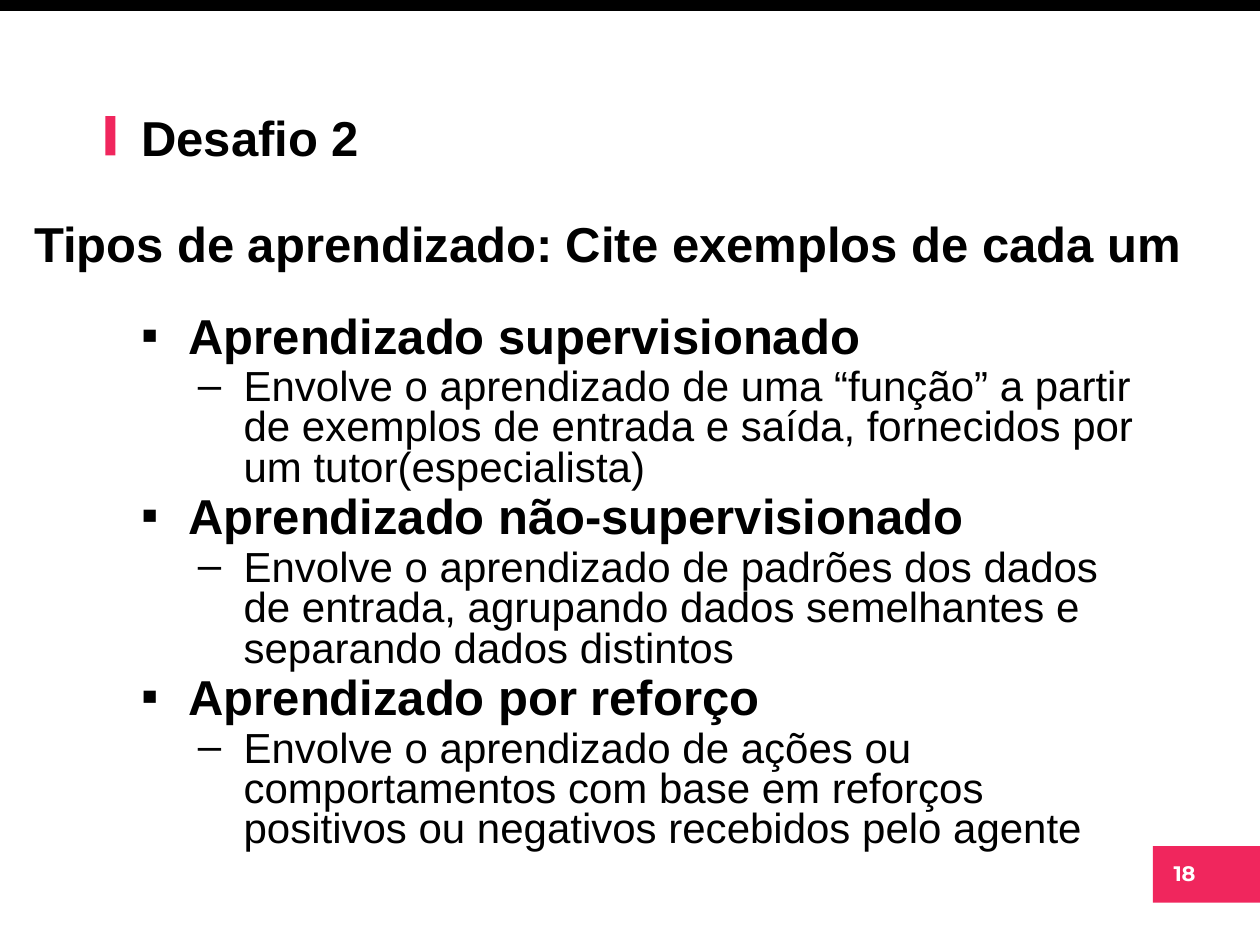
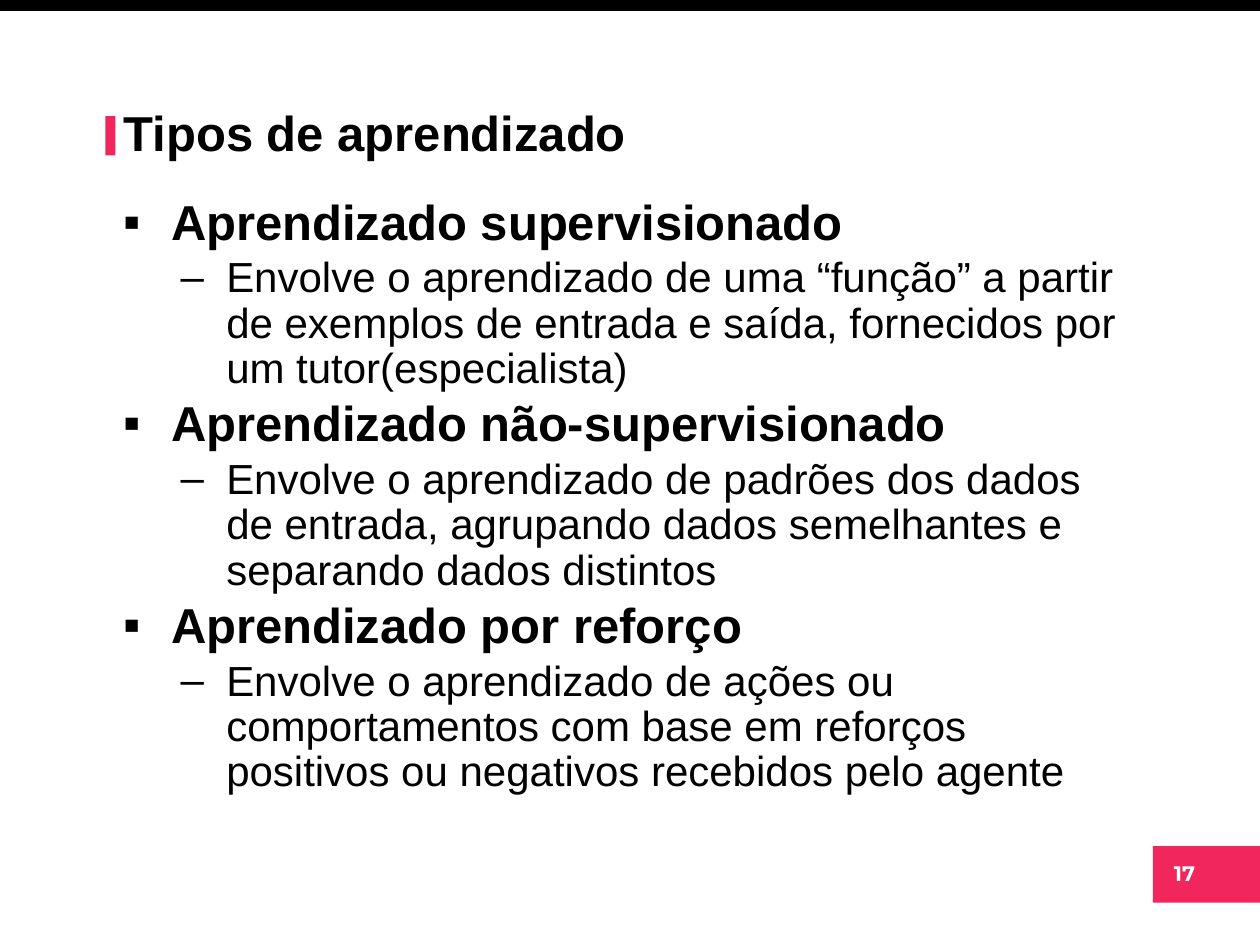
Before and after one commit to arnaldojr/ml, a slide deck: slide 17 of material/aulas/lab01/IntroIA.pptx (slide 18 before the commit). Drawn at 1260x945 pixels with LibreOffice and Linux fonts; fonts in the diff are those of the drawing; background and template pictures are left out. Boxes give left, top, right and bottom in pixels: in the first picture for what was removed or moved away, otherwise in the second. Text is boxed around its words. In the diff, an @@ line names an element or a change of style, - is before the commit and + after.

```diff
--- a/material/aulas/lab01/IntroIA.pptx
+++ b/material/aulas/lab01/IntroIA.pptx
@@ text at (124, 115, 626, 161): text changed @@
-Tipos de aprendizado: Cite exemplos de cada um
+Tipos de aprendizado
@@ title removed at (141, 120, 359, 157) @@
-Desafio 2
@@ text "Aprendizado supervisionado": place and size @@
-text "Aprendizado supervisionado" at (189, 318, 1133, 852)
+text "Aprendizado supervisionado" at (171, 204, 1116, 795)
@@ text "Aprendizado supervisionado" at (171, 204, 1116, 795): line spacing 0.8 to 0.9 @@
@@ page number at (1174, 866, 1195, 881): text changed @@
-18
+17
```
Also in this commit, not shown: 5 other slides changed, 8 slides added, 9 slides removed.
